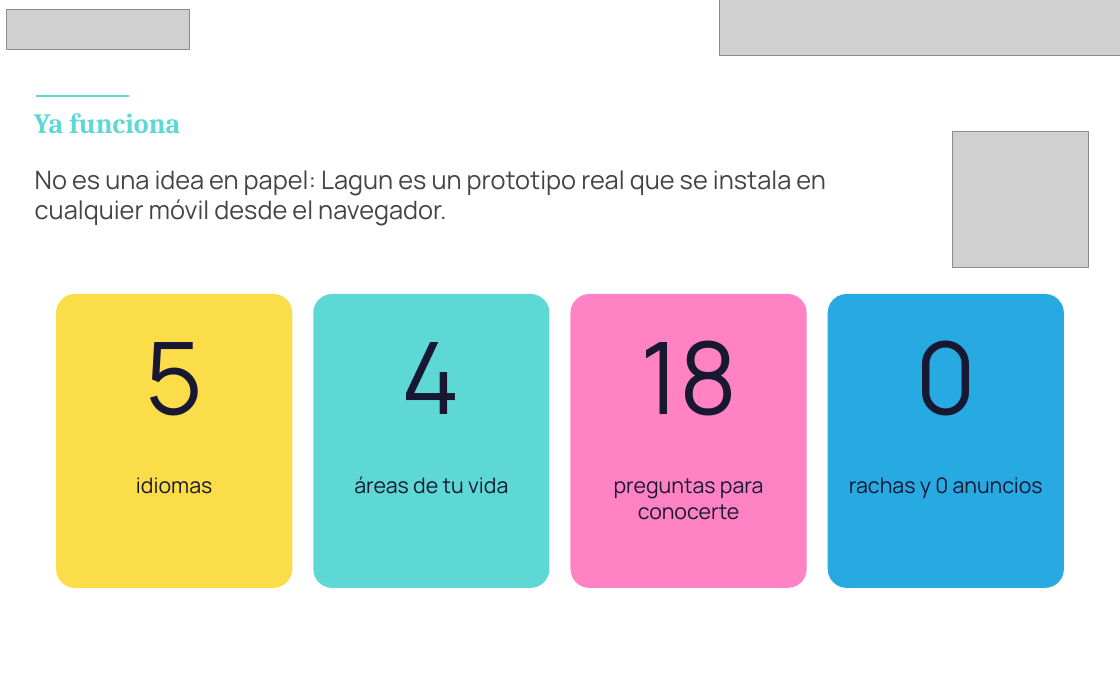
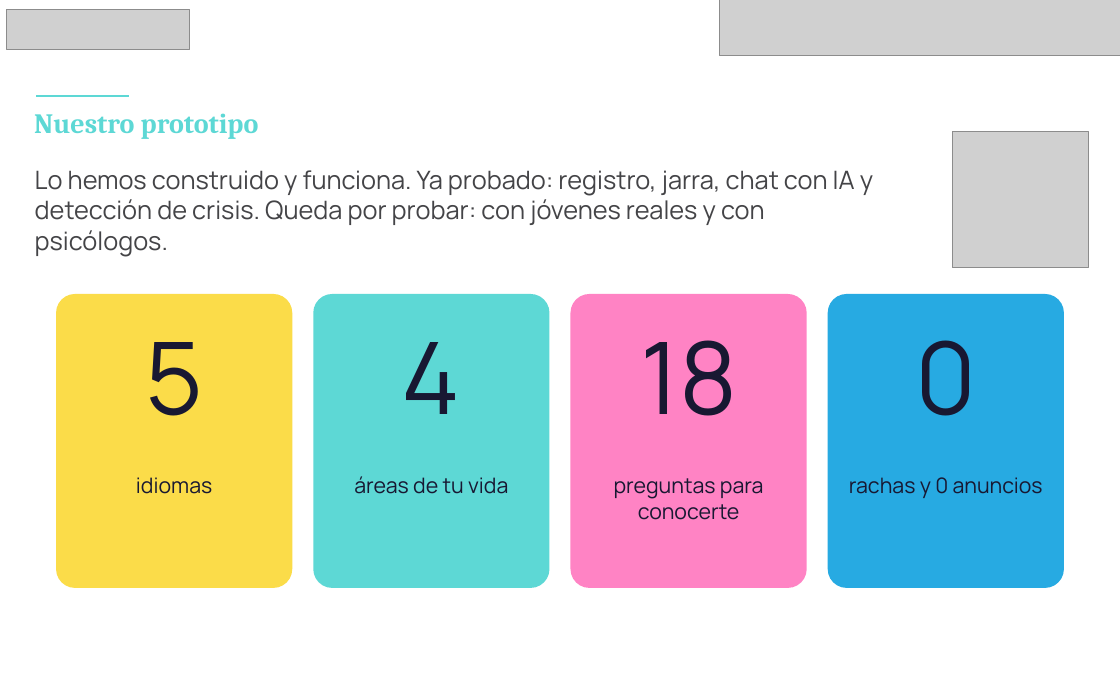
Before and after one commit to pertx1/Lagun, a slide deck: slide 8 of presentacion/Lagun-UNICEF-Lab-Junior.pptx. Drawn at 1120x700 pixels with LibreOffice and Linux fonts; fonts in the diff are those of the drawing; grey boxes stand for pictures. Boxes give left, top, right and bottom in pixels: in the first picture for what was removed or moved away, otherwise in the second. Text is boxed around its words. In the diff, an @@ line names an element or a change of style, - is before the commit and + after.

```diff
--- a/presentacion/Lagun-UNICEF-Lab-Junior.pptx
+++ b/presentacion/Lagun-UNICEF-Lab-Junior.pptx
@@ text at (x1=34, y1=113, x2=259, y2=139): text changed @@
-Ya funciona
+Nuestro prototipo
@@ text at (x1=35, y1=170, x2=873, y2=257): text changed @@
-No es una idea en papel: Lagun es un prototipo real que se instala en cualquier móvil desde el navegador.
+Lo hemos construido y funciona. Ya probado: registro, jarra, chat con IA y detección de crisis. Queda por probar: con jóvenes reales y con psicólogos.
```
Also in this commit, not shown: 8 other slides changed, 2 slides removed.
